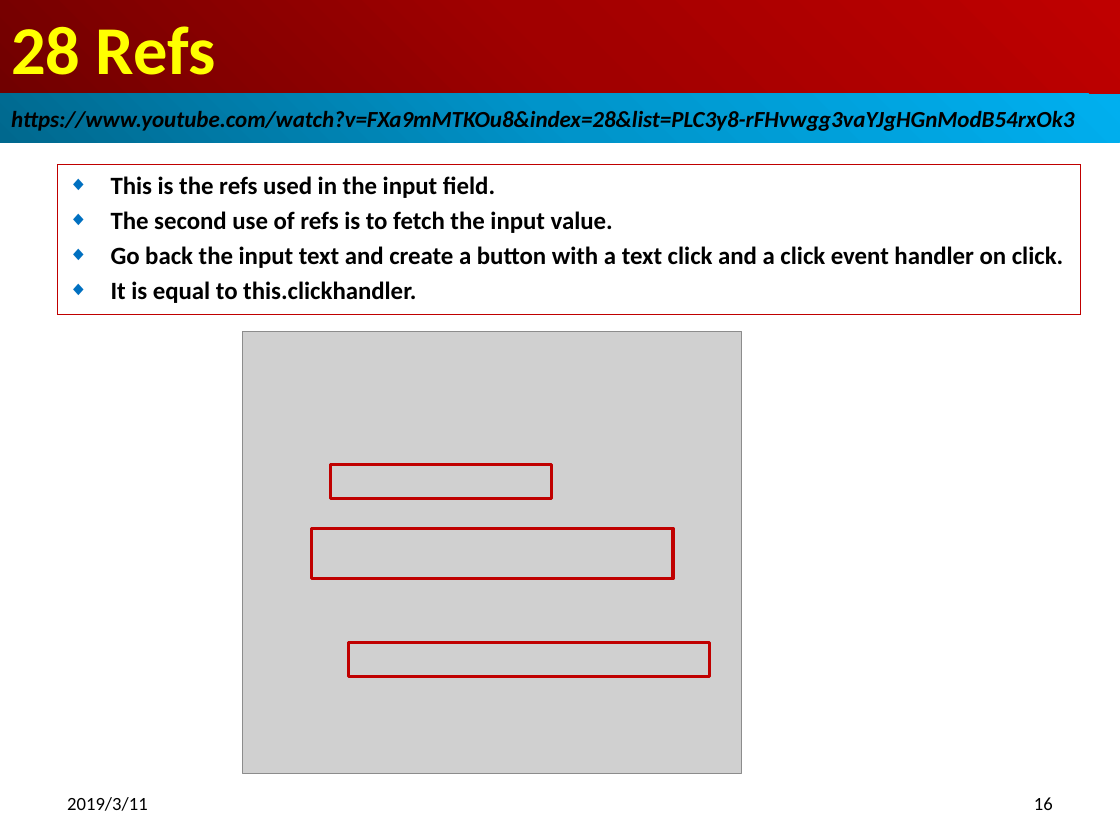
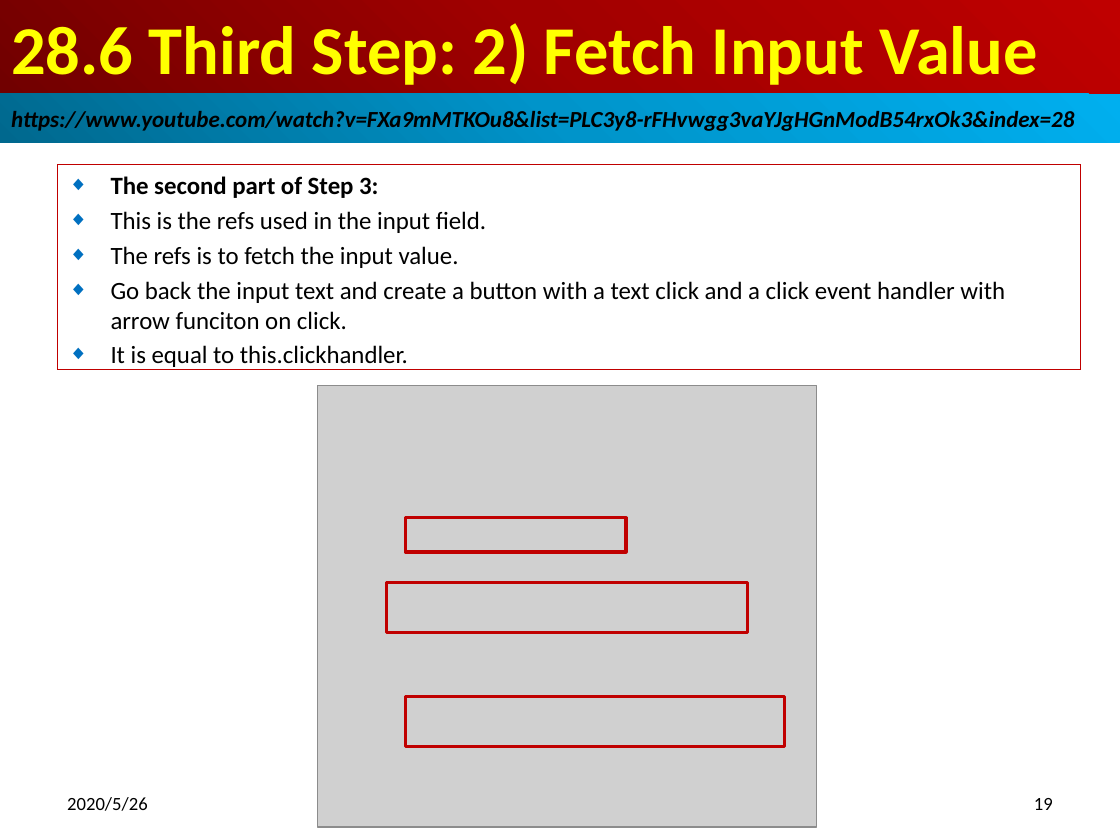
Before and after one commit to peterhchen/800-React-Hook, a slide deck: slide 19 of 28_Refs.pptx (slide 16 before the commit). Drawn at 1120x840 pixels with LibreOffice and Linux fonts; fonts in the diff are those of the drawing; grey boxes stand for pictures. Boxes give left, top, right and bottom in pixels: in the first picture for what was removed or moved away, otherwise in the second. Text is boxed around its words. In the diff, an @@ line names an element or a change of style, - is before the commit and + after.

```diff
--- a/28_Refs.pptx
+++ b/28_Refs.pptx
@@ title at bbox=[11, 23, 1037, 85]: text changed @@
-28 Refs
+28.6 Third Step: 2) Fetch Input Value
@@ text in rectangle at bbox=[11, 107, 1074, 133]: text changed @@
-https://www.youtube.com/watch?v=FXa9mMTKOu8&index=28&list=PLC3y8-rFHvwgg3vaYJgHGnModB54rxOk3
+https://www.youtube.com/watch?v=FXa9mMTKOu8&list=PLC3y8-rFHvwgg3vaYJgHGnModB54rxOk3&index=28
@@ subtitle "The second part of Step ...": place and size @@
-subtitle "The second part of Step ..." at bbox=[57, 165, 1080, 316]
+subtitle "The second part of Step ..." at bbox=[57, 165, 1080, 370]
@@ subtitle at bbox=[111, 176, 378, 198]: paragraph added @@
+◆ The second part of Step 3:
@@ subtitle at bbox=[111, 211, 486, 367]: bold off in "This is the refs used in the ...", "It is equal to this.clickhandler." @@
@@ subtitle at bbox=[111, 246, 1005, 330]: text changed; bold off @@
-◆ The second use of refs is to fetch the input value.
-◆ Go back the input text and create a button with a text click and a click event handler on click.
+◆ The refs is to fetch the input value.
+◆ Go back the input text and create a button with a text click and a click event handler with arrow funciton on click.
@@ 2 rectangles, 1 picture: place and size @@
-2 rectangles, 1 picture at bbox=[243, 332, 743, 773]
+2 rectangles, 1 picture at bbox=[317, 385, 816, 827]
@@ rectangle: place and size @@
-rectangle at bbox=[348, 643, 710, 678]
+rectangle at bbox=[405, 697, 785, 747]
@@ text at bbox=[67, 797, 148, 811]: text changed @@
-2019/3/11
+2020/5/26
@@ page number at bbox=[1034, 798, 1053, 810]: text changed @@
-16
+19
```
Also in this commit, not shown: 14 other slides changed, 7 slides added, 4 slides removed.
